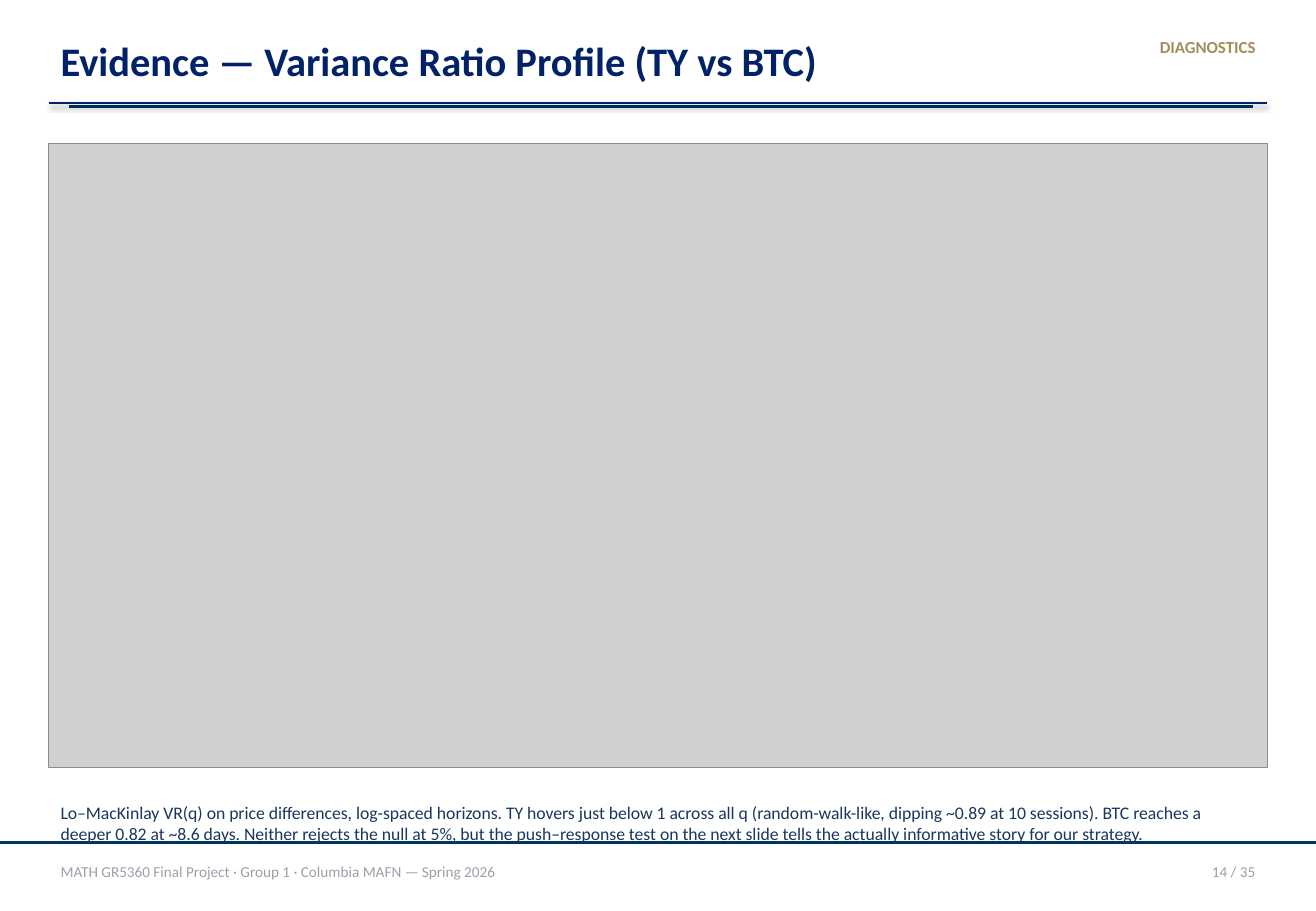
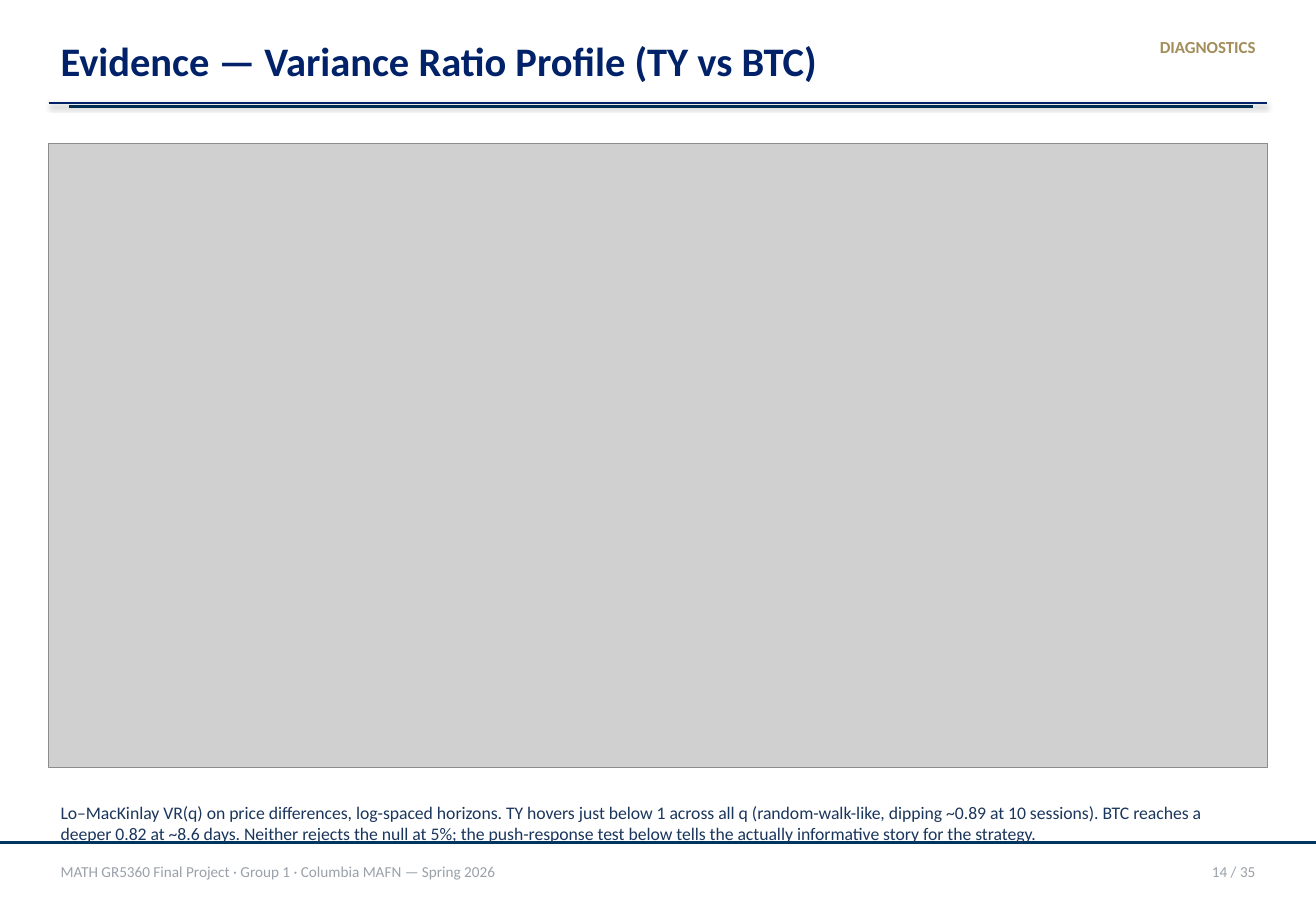
Before and after one commit to Cuivie/MATH5360_Final_Project, a slide deck: slide 14 of report/presentation/MATH5360_Final_Group1.pptx. Drawn at 1316x911 pixels with LibreOffice and Linux fonts; fonts in the diff are those of the drawing; grey boxes stand for pictures; background and template pictures are left out. Boxes give left, top, right and bottom in pixels: in the first picture for what was removed or moved away, otherwise in the second. Text is boxed around its words. In the diff, an @@ line names an element or a change of style, - is before the commit and + after.

```diff
--- a/report/presentation/MATH5360_Final_Group1.pptx
+++ b/report/presentation/MATH5360_Final_Group1.pptx
@@ text at (x1=61, y1=806, x2=1201, y2=844): text changed @@
-Lo–MacKinlay VR(q) on price differences, log-spaced horizons. TY hovers just below 1 across all q (random-walk-like, dipping ~0.89 at 10 sessions). BTC reaches a deeper 0.82 at ~8.6 days. Neither rejects the null at 5%, but the push–response test on the next slide tells the actually informative story for our strategy.
+Lo–MacKinlay VR(q) on price differences, log-spaced horizons. TY hovers just below 1 across all q (random-walk-like, dipping ~0.89 at 10 sessions). BTC reaches a deeper 0.82 at ~8.6 days. Neither rejects the null at 5%; the push-response test below tells the actually informative story for the strategy.
```
Also in this commit, not shown: 10 other slides changed, 14 slides added, 14 slides removed, 9 other files.
